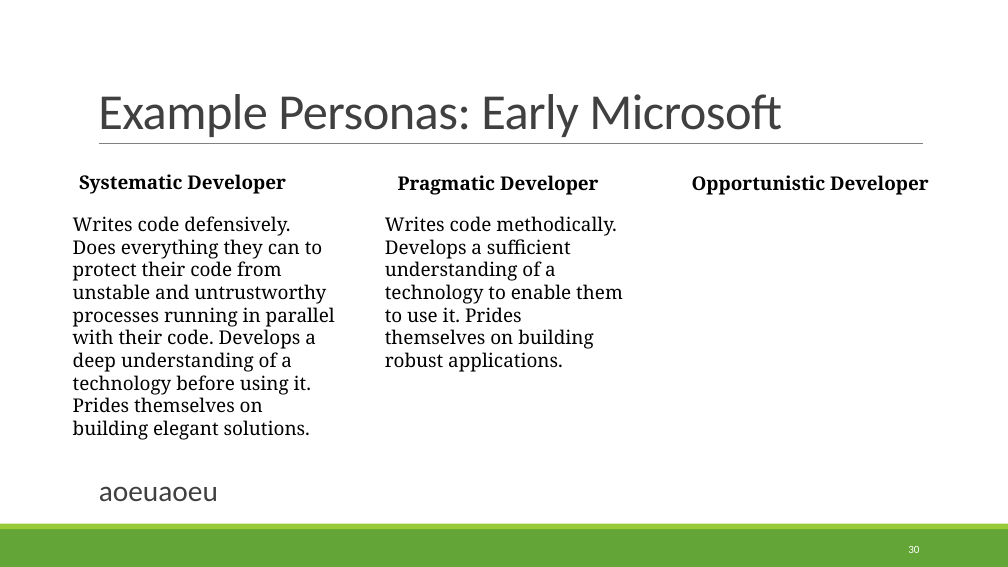
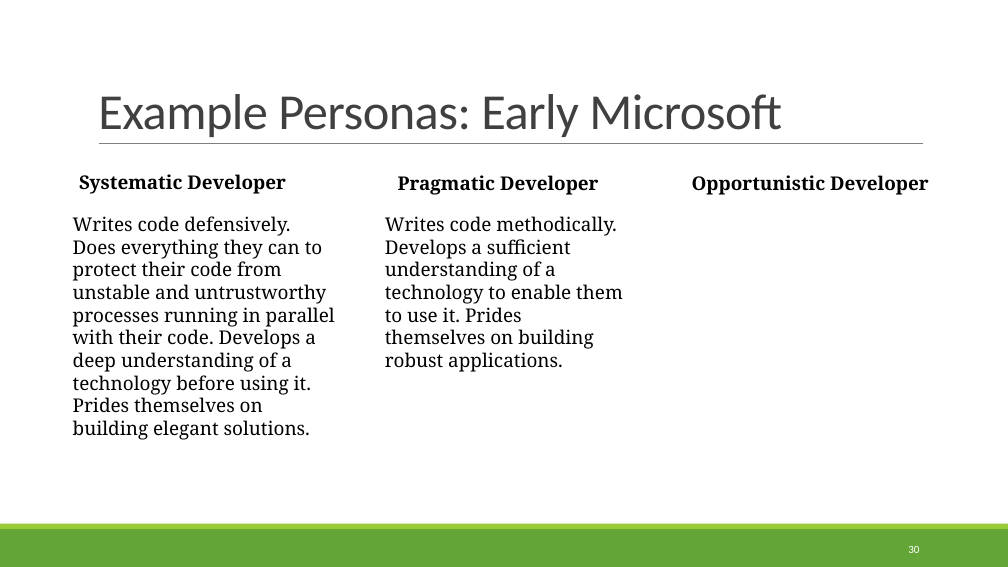
Before and after one commit to rbohrer/pl-course, a slide deck: slide 30 of LectureSlides/08Design1.pptx. Drawn at 1008x567 pixels with LibreOffice and Linux fonts; fonts in the diff are those of the drawing. Boxes give left, top, right and bottom in pixels: in the first picture for what was removed or moved away, otherwise in the second. Text is boxed around its words. In the diff, an @@ line names an element or a change of style, - is before the commit and + after.

```diff
--- a/LectureSlides/08Design1.pptx
+++ b/LectureSlides/08Design1.pptx
@@ text removed at (99, 486, 218, 501) @@
-  aoeuaoeu
```
